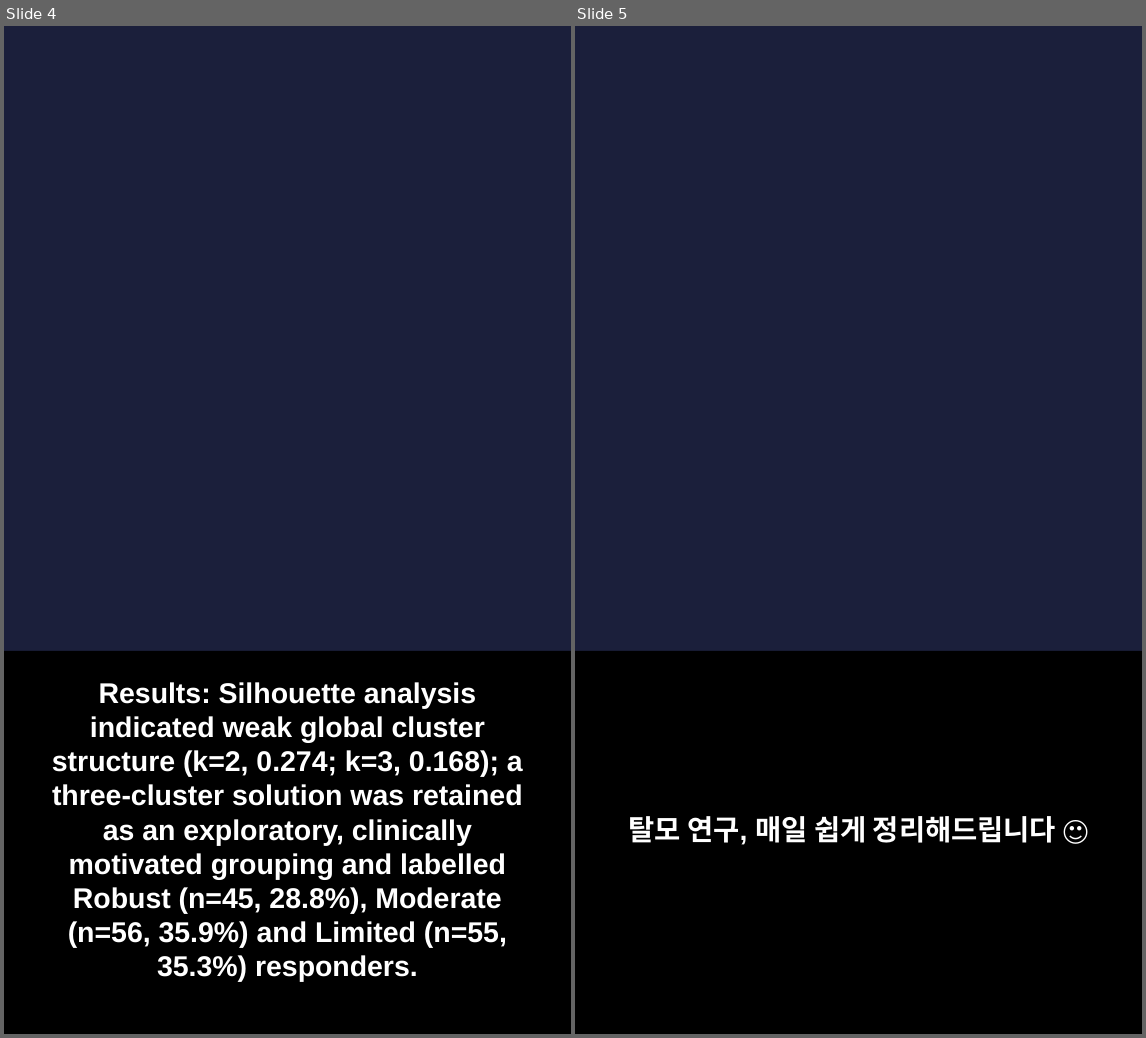
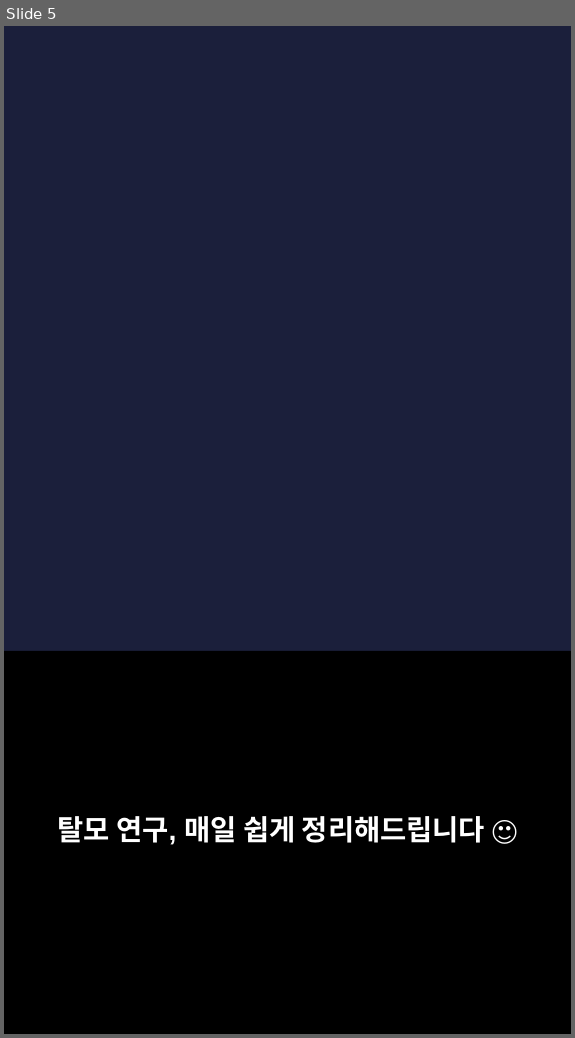
Before and after one commit to hyokang2010-BJ-ANTH/product-builder-test, a slide deck: pwa/data/latest/slides.pptx. Shown side by side, each under a label of ours: slides 4 and 5 before the commit, slide 5 after it. The pictures are 1146x1038 and 575x1038 pixels, drawn with LibreOffice and Linux fonts; fonts in the diff are those of the drawing; background and template pictures are left out. Boxes give left, top, right and bottom in pixels: in the first picture for what was removed or moved away, otherwise in the second. Text is boxed around its words. In the diff, an @@ line names an element or a change of style, - is before the commit and + after.

```diff
--- a/pwa/data/latest/slides.pptx
+++ b/pwa/data/latest/slides.pptx
@@ slide 4 removed at <box>4,26,571,1034</box>, background picture (left out) @@
@@ rectangle removed at <box>4,651,571,1033</box> @@
@@ text removed at <box>52,682,523,982</box> @@
-Results: Silhouette analysis indicated weak global cluster structure (k=2, 0.274; k=3, 0.168); a three-cluster solution was retained as an exploratory, clinically motivated grouping and labelled Robust (n=45, 28.8%), Moderate (n=56, 35.9%) and Limited (n=55, 35.3%) responders.
```
Also in this commit, not shown: 2 slides changed, 5 slides added, 5 other slides removed, 26 other files.
